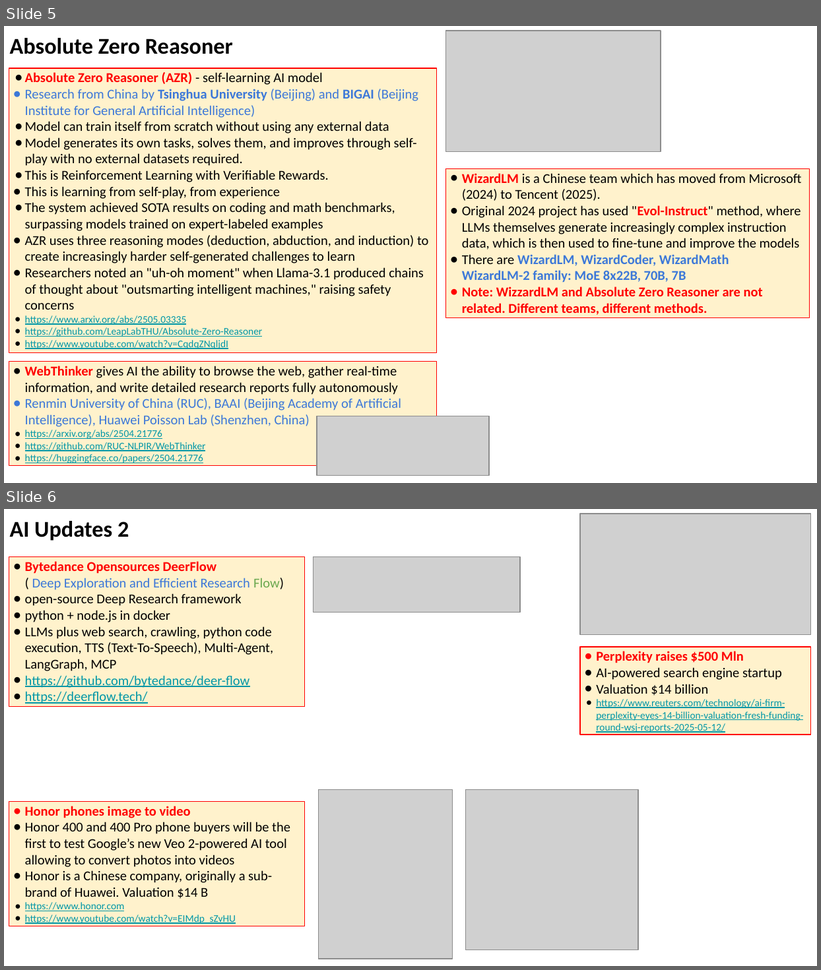
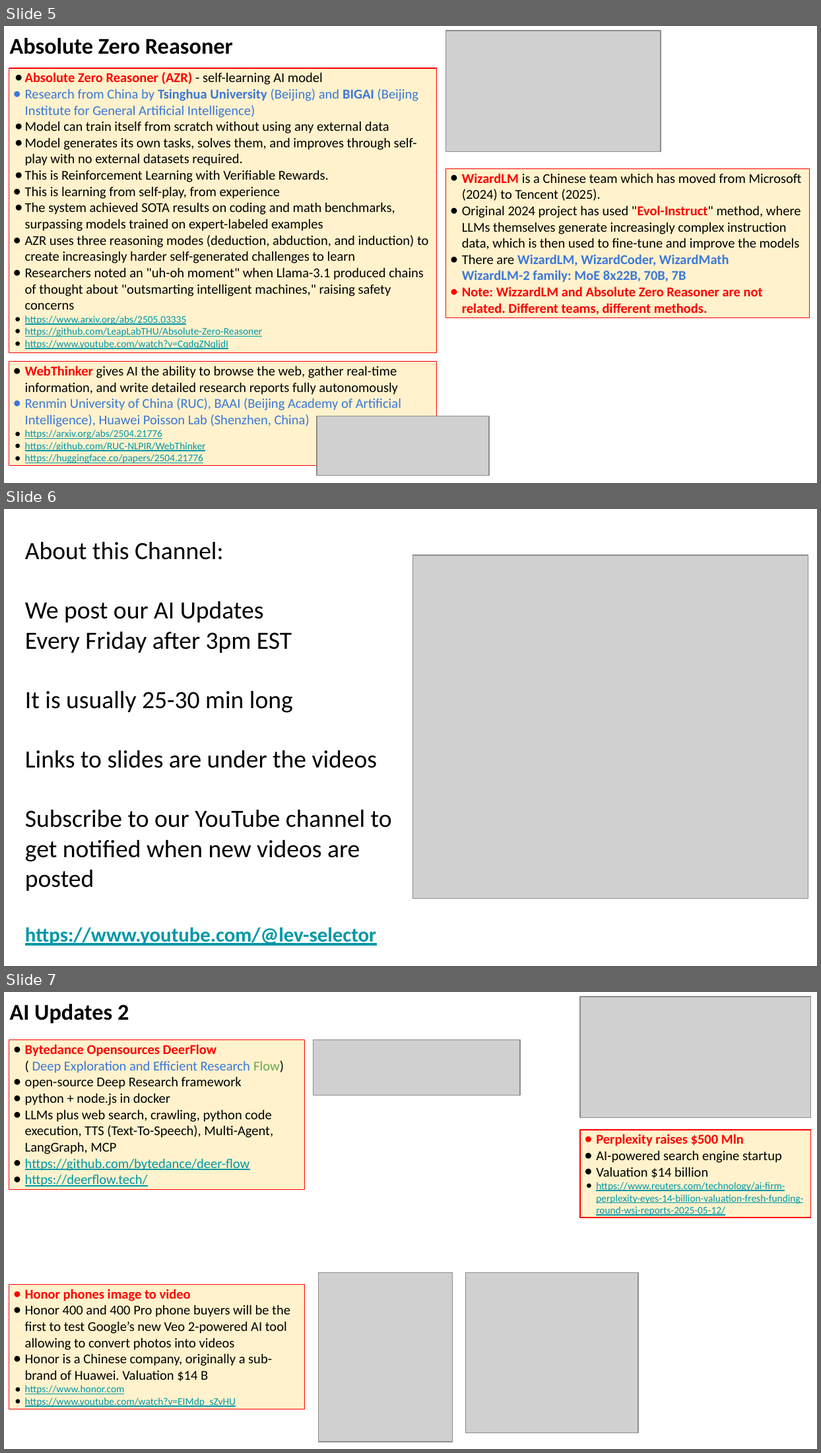
Before and after one commit to lselector/seminar, a slide deck: 2025/2025-05-16-AI-Updates.pptx. Shown one above the other, each under a label of ours: slides 5 and 6 before the commit, slides 5, 6 and 7 after it. The pictures are 821x970 and 821x1453 pixels, drawn with LibreOffice and Linux fonts; fonts in the diff are those of the drawing; grey boxes stand for pictures. Boxes give left, top, right and bottom in pixels: in the first picture for what was removed or moved away, otherwise in the second. Text is boxed around its words. In the diff, an @@ line names an element or a change of style, - is before the commit and + after.

```diff
--- a/2025/2025-05-16-AI-Updates.pptx
+++ b/2025/2025-05-16-AI-Updates.pptx
@@ slide 6 added at box(4, 509, 817, 966), background #FFFFFF @@
@@ text added at box(25, 542, 392, 946), 22 pt, text #000000 @@
+About this Channel:
+We post our AI Updates
+Every Friday after 3pm EST
+It is usually 25-30 min long
+Links to slides are under the videos
+Subscribe to our YouTube channel to get notified when new videos are posted
+https://www.youtube.com/@lev-selector
@@ picture added at box(413, 555, 808, 899) @@
@@ what was slide 6 is now slide 7 @@
```
Also in this commit, not shown: 3 slides changed, 2 other slides added.
